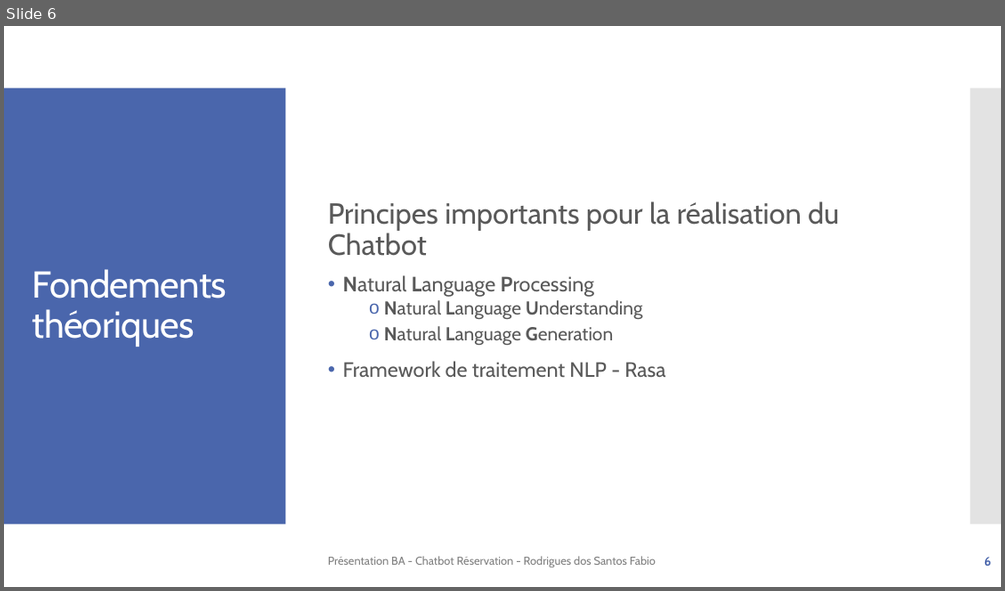
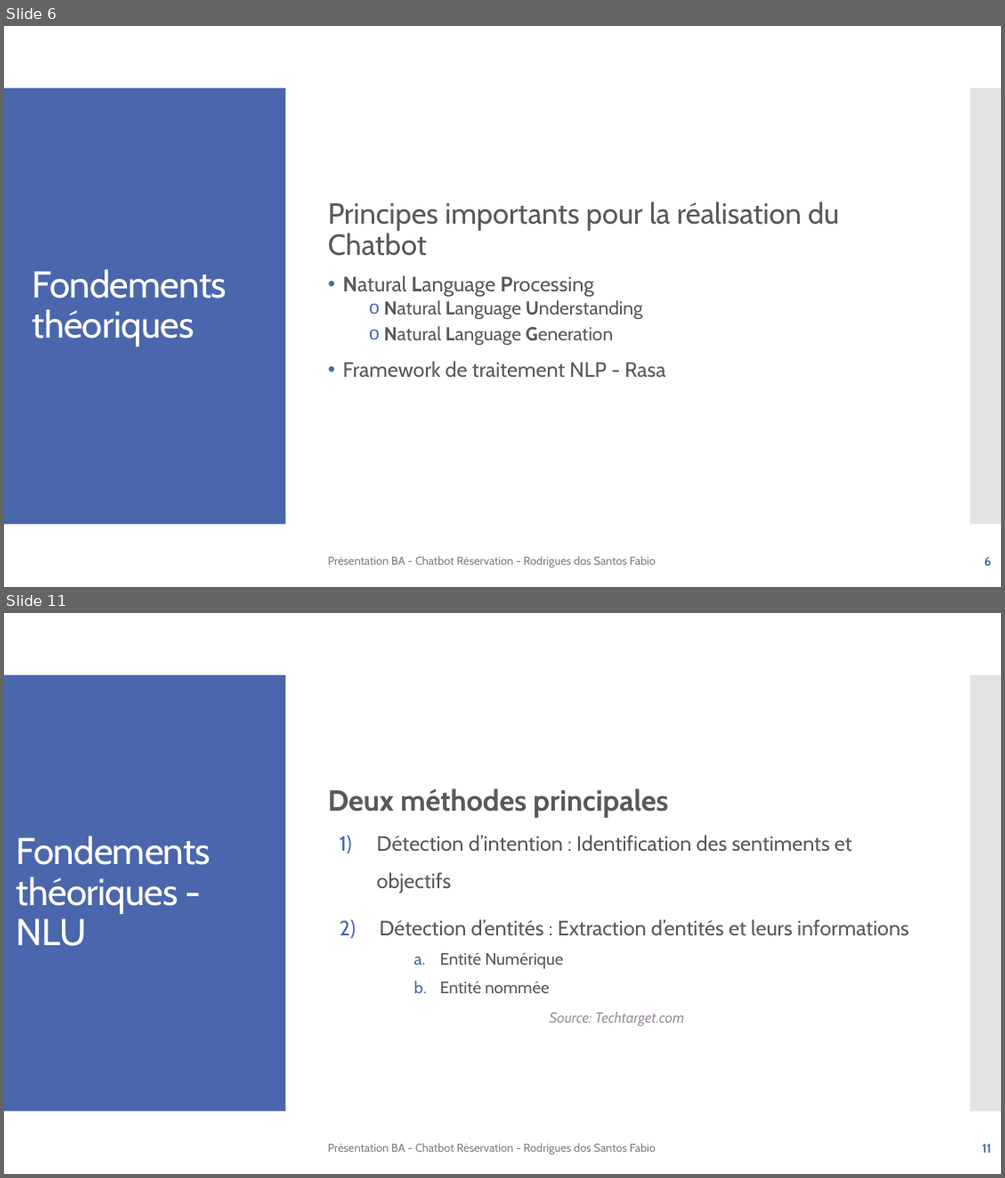
Before and after one commit to f-rdrgs/projet-bachelor, a slide deck: documentation/travail_bachelor/ISC_LOG_presentation_diplome_RodriguesDosSantosFabio_EggenbergNiklaus_2024.pptx. Shown one above the other, each under a label of ours: slide 6 before the commit, slides 6 and 11 after it; the slides between them are not shown. The pictures are 1005x591 and 1005x1178 pixels, drawn with LibreOffice and Linux fonts; fonts in the diff are those of the drawing. Boxes give left, top, right and bottom in pixels: in the first picture for what was removed or moved away, otherwise in the second. Text is boxed around its words. In the diff, an @@ line names an element or a change of style, - is before the commit and + after.

```diff
--- a/documentation/travail_bachelor/ISC_LOG_presentation_diplome_RodriguesDosSantosFabio_EggenbergNiklaus_2024.pptx
+++ b/documentation/travail_bachelor/ISC_LOG_presentation_diplome_RodriguesDosSantosFabio_EggenbergNiklaus_2024.pptx
@@ slide 11 added at bbox=[4, 613, 1001, 1174], background #FFFFFF; not listed: 2 template elements that a slide beside it also shows @@
@@ text added at bbox=[328, 788, 909, 993], 20 pt, text #595959 @@
+Deux méthodes principales
+1) Détection d’intention : Identification des sentiments et objectifs
+2) Détection d’entités : Extraction d’entités et leurs informations
+    a. Entité Numérique
+    b. Entité nommée
@@ title added at bbox=[16, 835, 210, 946], 36 pt, text #FFFFFF @@
+Fondements théoriques - NLU
@@ text added at bbox=[550, 1012, 684, 1026], 14 pt, text #9D90A0, italic @@
+Source: Techtarget.com
@@ text added at bbox=[328, 1143, 655, 1154], 11 pt, text #808080 @@
+Présentation BA - Chatbot Réservation - Rodrigues dos Santos Fabio
@@ page number added at bbox=[982, 1143, 991, 1152], 12 pt, text #4A66AC, bold @@
+11
```
Also in this commit, not shown: 2 slides changed, 4 other slides added.
